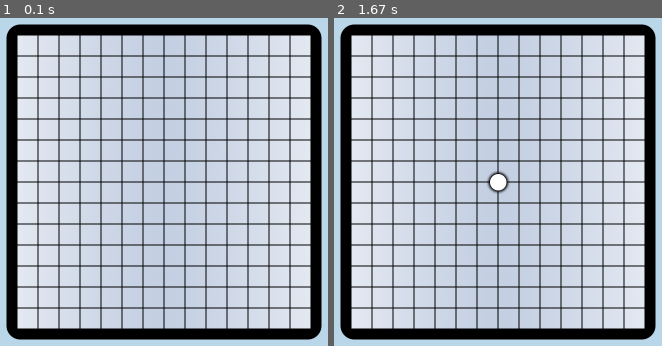
Above: before the commit, frames 1-2 (left to right).
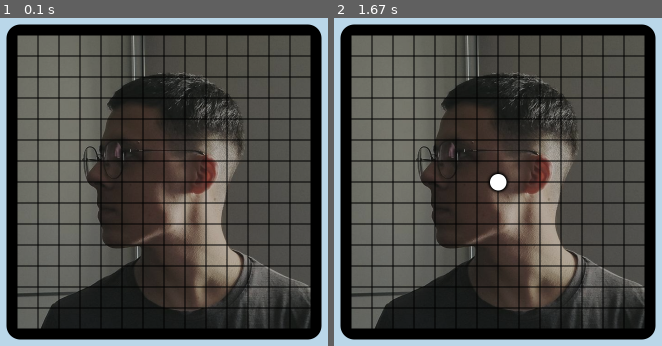
Above: after the commit, the same moments.

Repository: Yuri-barbosa21/Gomoku-Pygame
Game: pygame game, started from gomoku.py
Same seed, same stepped clock (60 frames per second), same inputs: the game is played once before the commit and once after it.
Inputs (mouse positions are in pixels of both pictures, inside the frame that each line leads up to):
- Up to frame 1 (0.1 s): no input
- Up to frame 2 (1.67 s): click (498, 182) at 0.38 s

The runs differ from the first frame. In frame 1, 80% of the frame differs, in the area x 5-95%, y 5-95%; in frame 2, 80%.

Commit message:
Novos tabuleiros

Diff:
--- a/gomoku.py
+++ b/gomoku.py
@@ -39,7 +39,7 @@
         self.pecas_desenhadas = []
 
     def desenha_tabuleiro(self, tela):
-        self.imagem_tabuleiro = pygame.image.load('imagens/tabuleiros/tabuleiro2.png').convert_alpha()
+        self.imagem_tabuleiro = pygame.image.load('imagens/tabuleiros/tabuleiro3.png').convert_alpha()
         self.imagem_tabuleiro_rect = self.imagem_tabuleiro.get_rect(center = (TELA_X / 2, TELA_Y / 2))
 
         tela.blit(self.imagem_tabuleiro, self.imagem_tabuleiro_rect)
Binary file added: imagens/tabuleiros/tabuleiro3.png
Binary file added: imagens/tabuleiros/tabuleiro4.png
